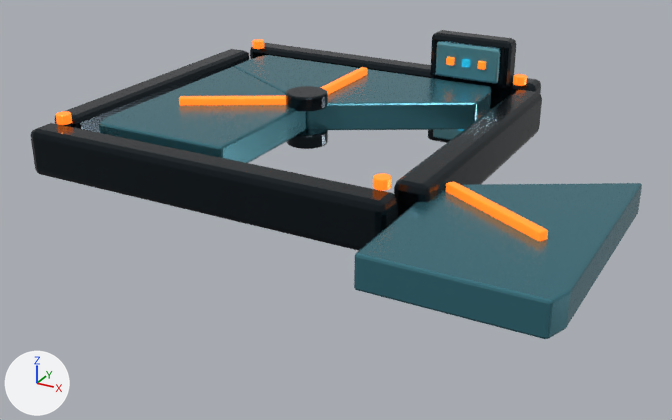
The glTF model output/vertical_access_hatches/glb/07_square_sliding_tripartite.glb as it was, and as the next commit left it.
One viewpoint serves both versions: a 50 mm camera at (1.413, -2.382, 0.899) aimed at (0.205, -0.186, -0.199). Arrows for +X, +Y and +Z are at lower left; the lights stay in place. The picture after the commit comes second. Both versions are drawn at frame 60 of the action 'open_07_square_sliding_tripartite_panel_1'; the numbers are the values there.

The first picture shows 'Control_Top_Face', 'Control_Top_Housing', 'Frame_East.003', 'Frame_North.003', 'Frame_South.003', 'Frame_West.003', 'Tripartite_Central_Lock', 'Tripartite_Top_Accent_Rib_1', 'Tripartite_Top_Accent_Rib_3', 'Tripartite_rectangle_Panel_1', 'Tripartite_rectangle_Panel_2', 'Tripartite_rectangle_Panel_3' and 11 more.
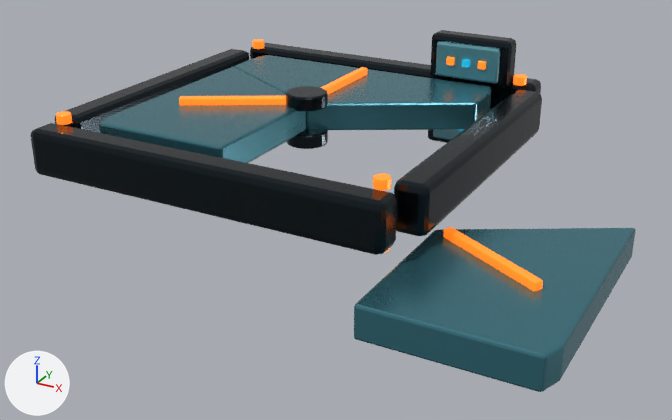
ob_radial_sliding_panel_1 is not drawn itself; it is the parent of ob_tripartite_bottom_accent_rib_1, ob_tripartite_rectangle_panel_1, ob_tripartite_top_accent_rib_1.

Changed parts and their boxes (x1, y1, x2, y2) in the pictures (672 x 420 px):
'Tripartite_rectangle_Panel_1', moved: before (354, 183, 642, 339); after (354, 228, 636, 392)
'Tripartite_Top_Accent_Rib_1', moved: before (446, 181, 548, 241); after (443, 227, 543, 291)

The change in detail:
Object 'Radial_Sliding_Panel_1' (ob_radial_sliding_panel_1) moves from (0.58, -0.335, -0.035) to (0.58, -0.335, -0.16).
